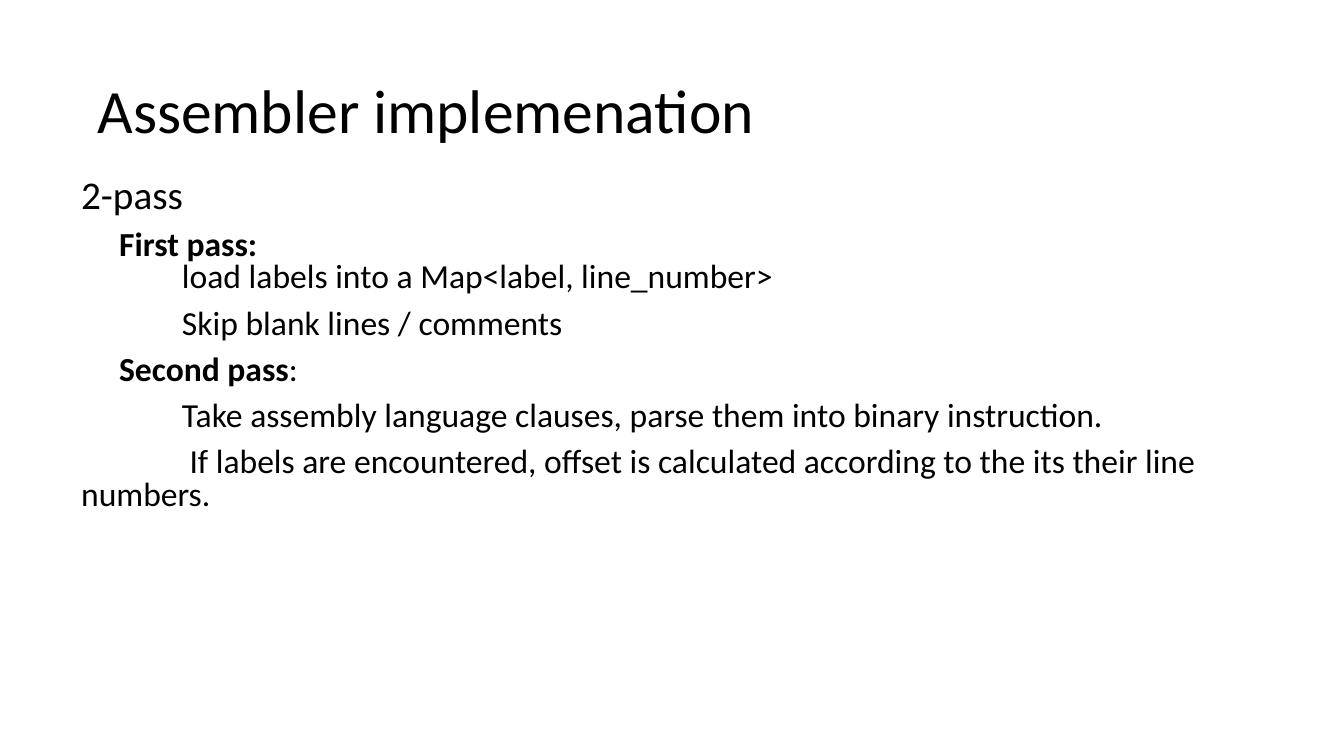
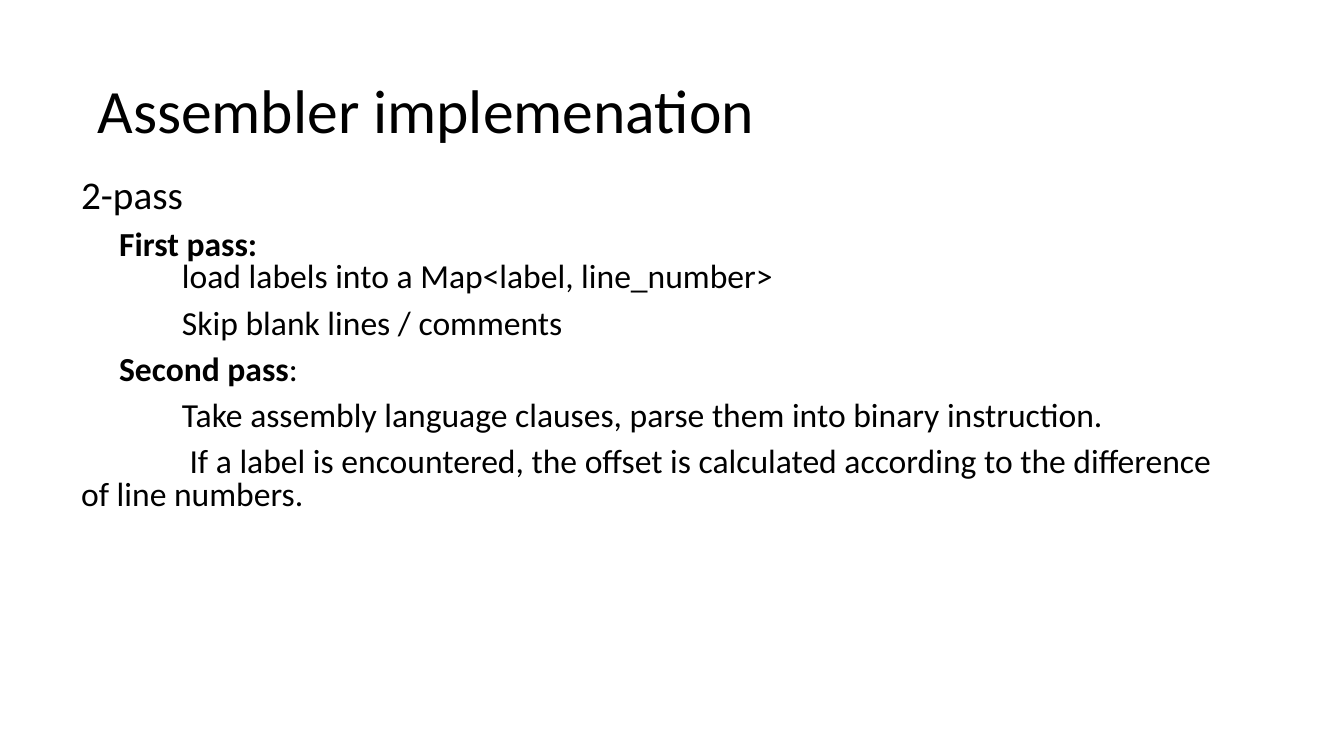
Before and after one commit to Tengyu-Sun/MIPS_simulator, a slide deck: slide 5 of Pipelined basic instruction set simulation.pptx. Drawn at 1344x756 pixels with LibreOffice and Linux fonts; fonts in the diff are those of the drawing. Boxes give left, top, right and bottom in pixels: in the first picture for what was removed or moved away, otherwise in the second. Text is boxed around its words. In the diff, an @@ line names an element or a change of style, - is before the commit and + after.

```diff
--- a/Pipelined basic instruction set simulation.pptx
+++ b/Pipelined basic instruction set simulation.pptx
@@ text at (81,449,1210,507): text changed @@
-If labels are encountered, offset is calculated according to the its their line numbers.
+If a label is encountered, the offset is calculated according to the difference of line numbers.
```
Also in this commit, not shown: 1 other slide changed, 1 other file.
